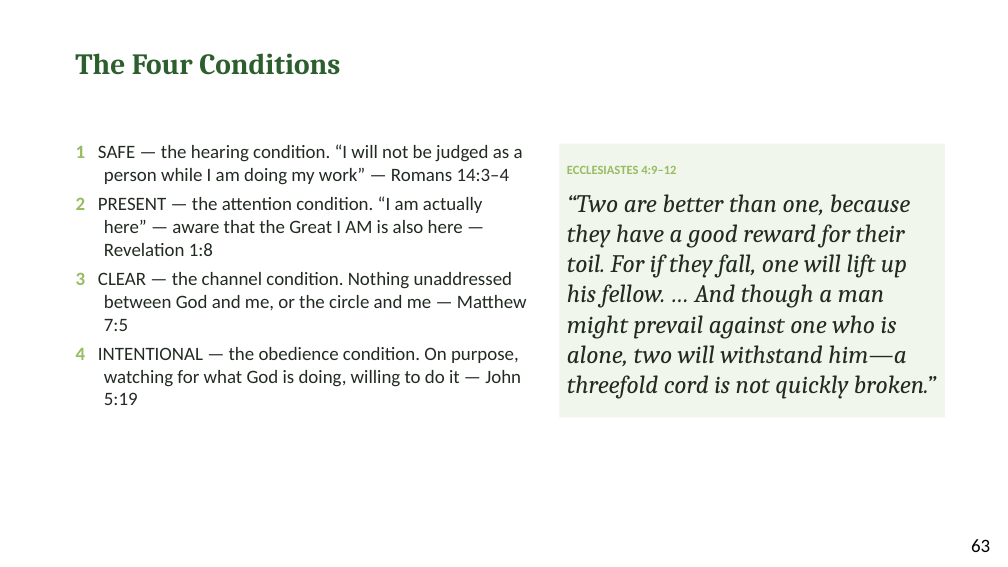
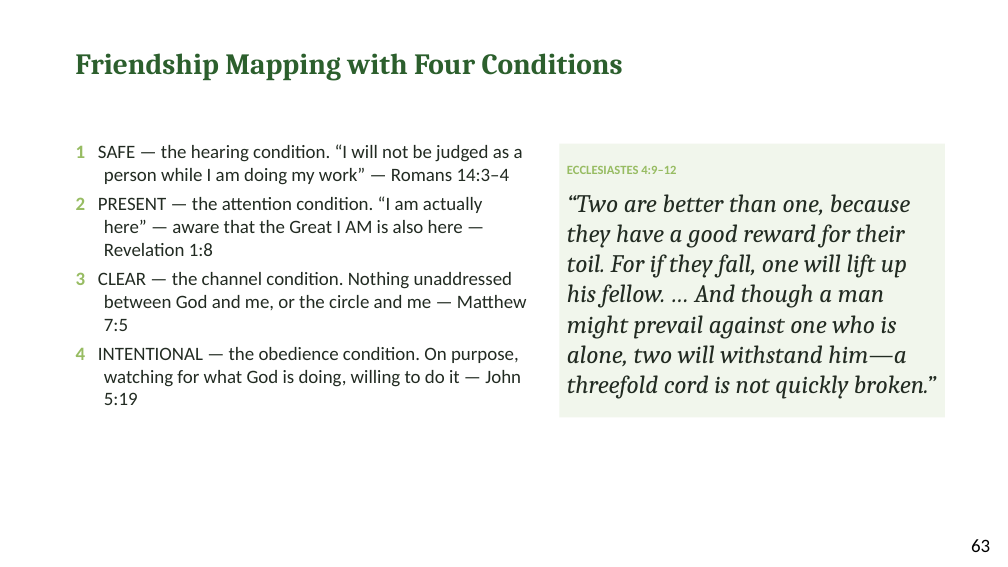
Before and after one commit to jgtittle-ministries/fellowship-of-the-heart-pilot-at-cca-dev, a slide deck: slide 7 of _implementation-notes/evening-series/FotH Evening Session 5 Slides DRAFT v1.pptx. Drawn at 1008x567 pixels with LibreOffice and Linux fonts; fonts in the diff are those of the drawing. Boxes give left, top, right and bottom in pixels: in the first picture for what was removed or moved away, otherwise in the second. Text is boxed around its words. In the diff, an @@ line names an element or a change of style, - is before the commit and + after.

```diff
--- a/_implementation-notes/evening-series/FotH Evening Session 5 Slides DRAFT v1.pptx
+++ b/_implementation-notes/evening-series/FotH Evening Session 5 Slides DRAFT v1.pptx
@@ text at [75, 53, 623, 81]: text changed @@
-The Four Conditions
+Friendship Mapping with Four Conditions
```
Also in this commit, not shown: 5 other slides changed, 2 other files.
